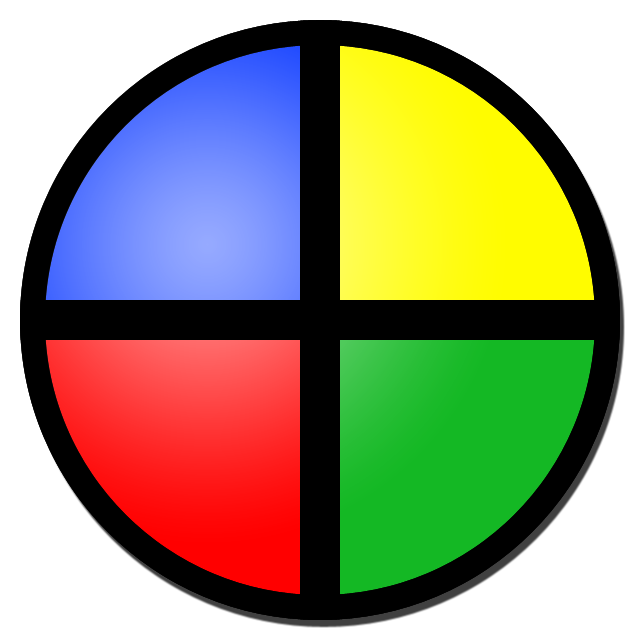
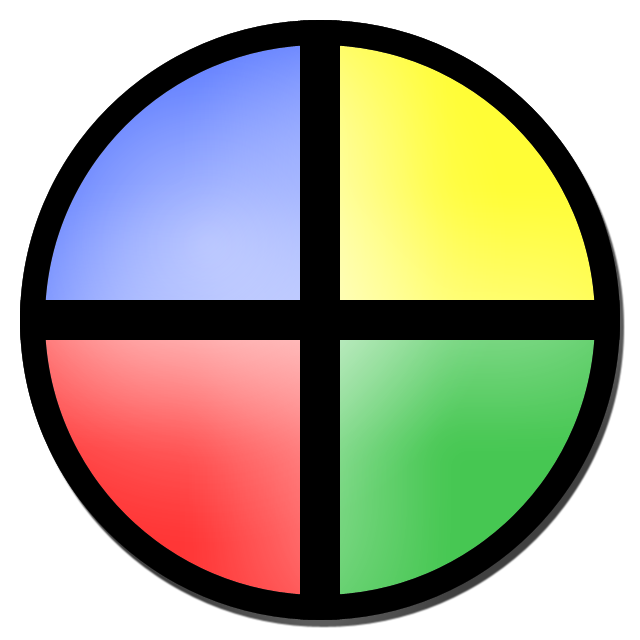
Two versions of the same layered image (640 × 640). Layer-by-layer changes:
pixels changed over left=20, top=20, right=625, bottom=628 (layer not identified)
